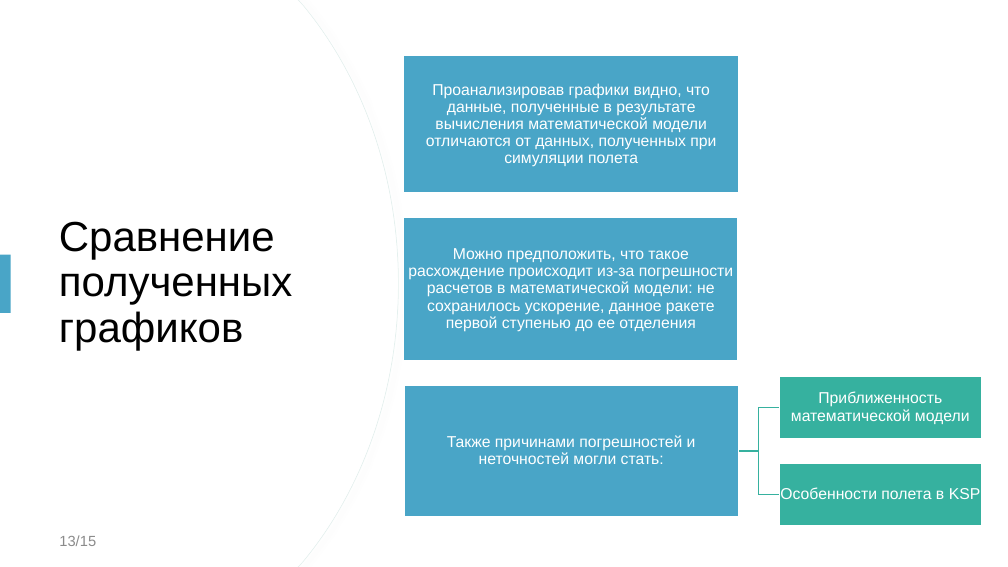
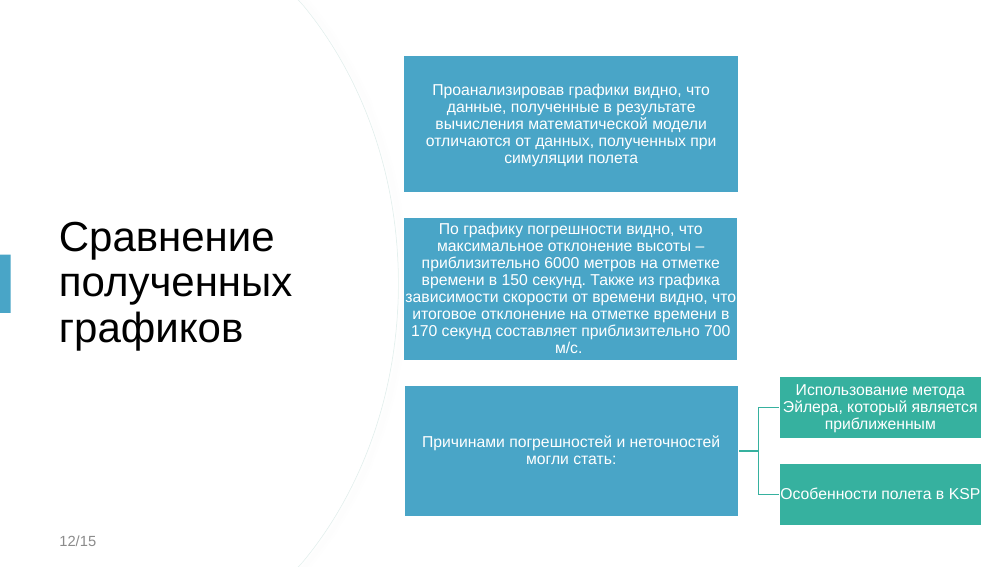
Before and after one commit to d-asv-b/varkt, a slide deck: slide 12 of Reports/Presentation.pptx (slide 13 before the commit). Drawn at 1008x567 pixels with LibreOffice and Linux fonts; fonts in the diff are those of the drawing. Boxes give left, top, right and bottom in pixels: in the first picture for what was removed or moved away, otherwise in the second. Text is boxed around its words. In the diff, an @@ line names an element or a change of style, - is before the commit and + after.

```diff
--- a/Reports/Presentation.pptx
+++ b/Reports/Presentation.pptx
@@ text at [405, 222, 736, 353]: text changed @@
-Можно предположить, что такое расхождение происходит из-за погрешности расчетов в математической модели: не сохранилось ускорение, данное ракете первой ступенью до ее отделения
+По графику погрешности видно, что максимальное отклонение высоты – приблизительно 6000 метров на отметке времени в 150 секунд. Также из графика зависимости скорости от времени видно, что итоговое отклонение на отметке времени в 170 секунд составляет приблизительно 700 м/с.
@@ text at [783, 384, 978, 432]: text changed @@
-Приближенность математической модели
+Использование метода Эйлера, который является приближенным
@@ text at [422, 435, 720, 464]: text changed @@
-Также причинами погрешностей и неточностей могли стать:
+Причинами погрешностей и неточностей могли стать:
@@ page number at [59, 535, 96, 546]: text changed @@
-13/15
+12/15
```
Also in this commit, not shown: 2 other slides changed, 1 slide removed, 1 other file.
